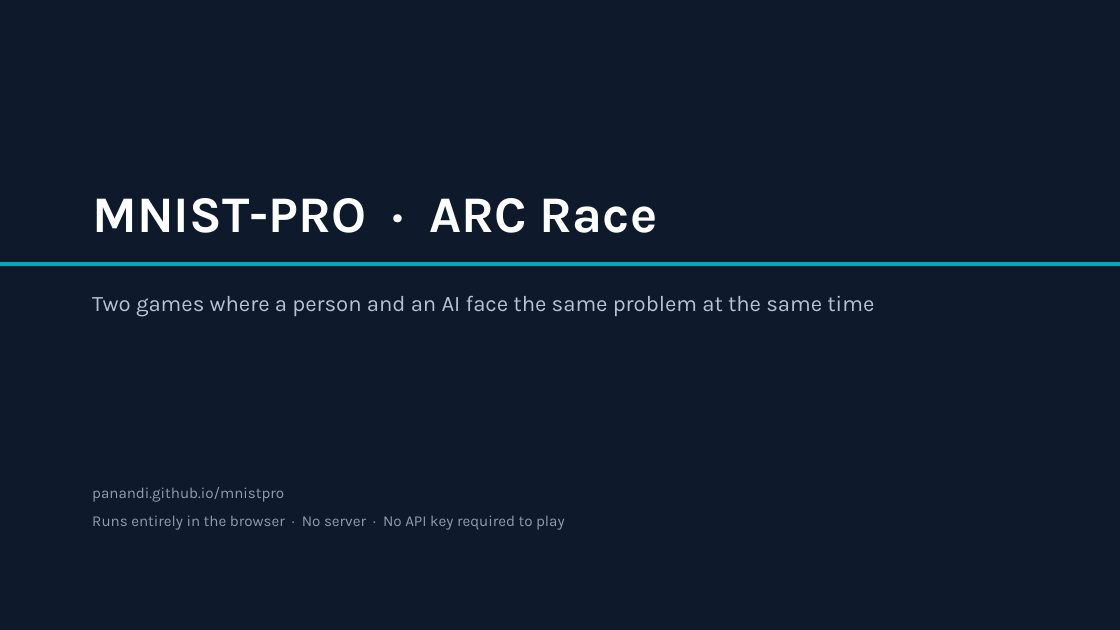
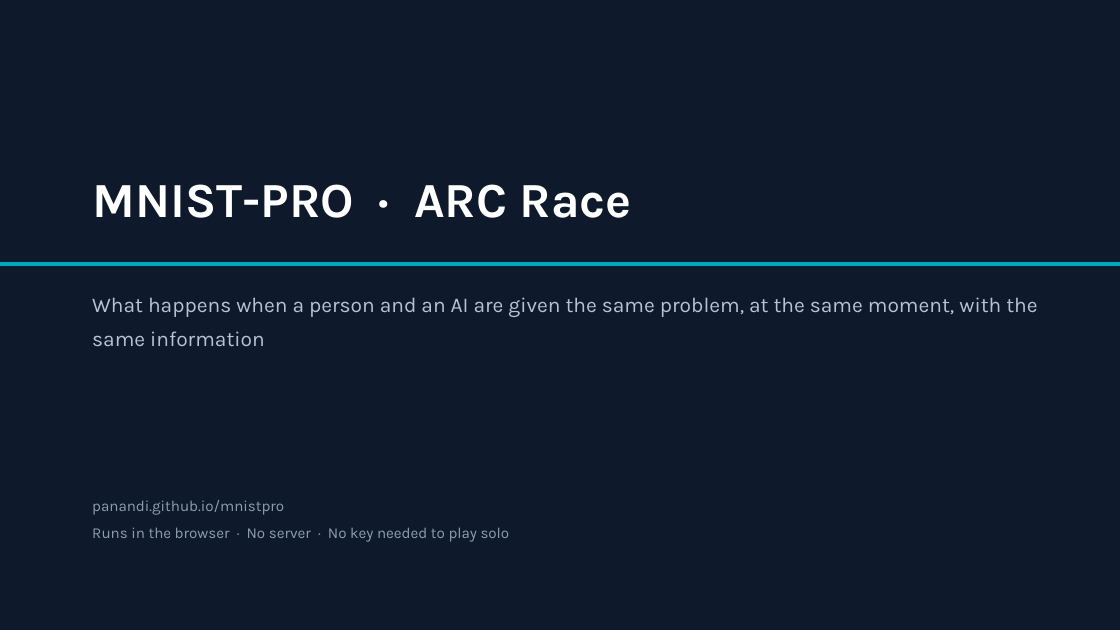
Before and after one commit to panandi/mnistpro, a slide deck: slide 1 of docs/MNIST-PRO-overview.pptx. Drawn at 1120x630 pixels with LibreOffice and Linux fonts; fonts in the diff are those of the drawing. Boxes give left, top, right and bottom in pixels: in the first picture for what was removed or moved away, otherwise in the second. Text is boxed around its words. In the diff, an @@ line names an element or a change of style, - is before the commit and + after.

```diff
--- a/docs/MNIST-PRO-overview.pptx
+++ b/docs/MNIST-PRO-overview.pptx
@@ text "MNIST-PRO · ARC Race": place and size @@
-text "MNIST-PRO · ARC Race" at bbox=[92, 198, 657, 233]
+text "MNIST-PRO · ARC Race" at bbox=[92, 184, 632, 218]
@@ text "MNIST-PRO · ARC Race" at bbox=[92, 184, 632, 218]: size 44 to 42 pt @@
@@ text at bbox=[92, 297, 1037, 346]: text changed; size 19 to 18 pt @@
-Two games where a person and an AI face the same problem at the same time
+What happens when a person and an AI are given the same problem, at the same moment, with the same information
@@ text "panandi.github.io/mnistpro": place and size @@
-text "panandi.github.io/mnistpro" at bbox=[92, 487, 564, 530]
+text "panandi.github.io/mnistpro" at bbox=[92, 500, 510, 542]
@@ text at bbox=[92, 527, 510, 542]: text changed @@
-Runs entirely in the browser · No server · No API key required to play
+Runs in the browser · No server · No key needed to play solo
```
Also in this commit, not shown: 8 other slides changed, 10 slides added, 2 slides removed.
